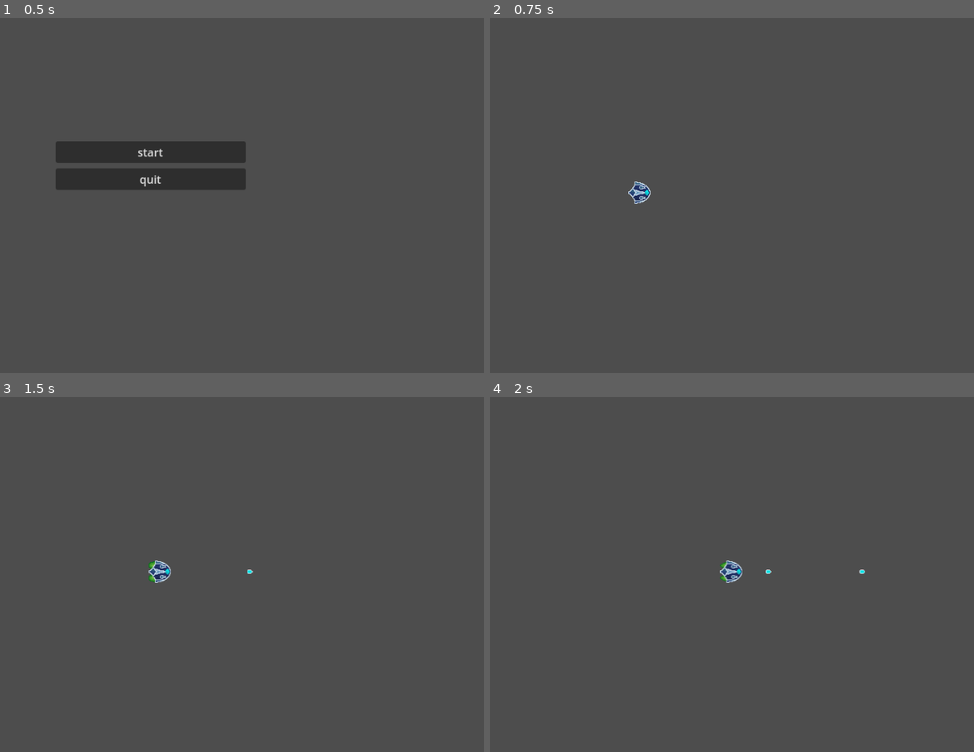
Above: before the commit, frames 1-4 (two rows, left to right).
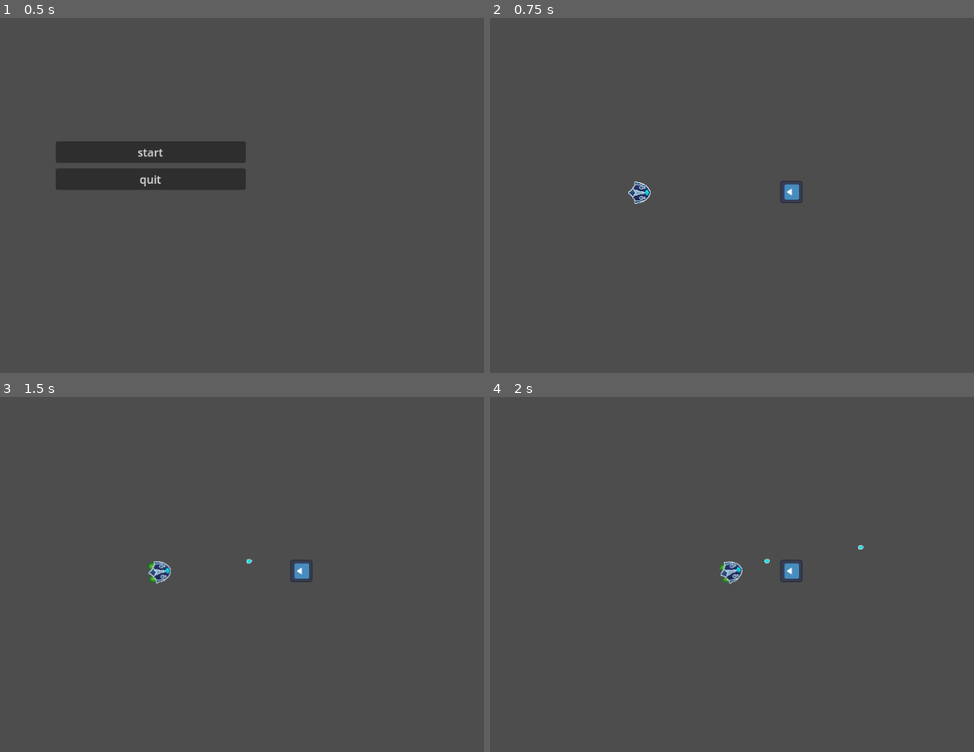
Above: after the commit, the same moments.

Repository: Pampaka/space-wanderer
Game: Godot game, scene res://main.tscn
The game is run twice, just before and just after one commit, with the same random seed, the same clock (stepped at 60 frames per second) and the same inputs. The engine's default icon, where the game draws it, is replaced by a stand-in: a white triangle on a blue panel in a dark square.
Inputs (mouse positions are in pixels of both pictures, inside the frame that each line leads up to):
- Up to frame 1 (0.5 s): no input
- Up to frame 2 (0.75 s): click "start" at 0.5 s
- Up to frame 3 (1.5 s): tap Enter at 1.25 s; move the mouse to (295, 556) at 1.27 s; press the mouse at (295, 556) at 1.28 s; hold D (move_right) from 1.28 s (still down)
- Up to frame 4 (2 s): keep holding D (move_right)

Frame 1 is identical in both runs. In frame 2, 0.2% of the frame differs, in the area x 60-65%, y 46-53%; in frame 3, 0.3%; in frame 4, 0.4%, in the area x 47-78%, y 41-53%.

Commit message:
add shoot by mouse

Diff:
--- /dev/null
+++ b/characters/space/pirates/pirate_ship_small/pirate_ship_small.gd
@@ -0,0 +1,18 @@
+extends CharacterBody2D
+
+
+signal died
+
+var health = 10
+
+
+func take_damage(damage: int):
+	health -= damage
+	if health <= 0:
+		die()
+
+
+func die():
+	health = 0
+	died.emit()
+	queue_free()
--- /dev/null
+++ b/characters/space/pirates/pirate_ship_small/pirate_ship_small.tscn
@@ -0,0 +1,20 @@
+[gd_scene load_steps=4 format=3 uid="uid://gwfybtqmslg6"]
+
+[ext_resource type="Script" path="res://characters/space/pirates/pirate_ship_small/pirate_ship_small.gd" id="1_im65r"]
+[ext_resource type="Texture2D" uid="uid://bebqos4oeam77" path="res://icon.svg" id="1_smcie"]
+
+[sub_resource type="CircleShape2D" id="CircleShape2D_xwfls"]
+radius = 16.0
+
+[node name="PirateShipSmall" type="CharacterBody2D"]
+collision_layer = 4
+collision_mask = 5
+script = ExtResource("1_im65r")
+
+[node name="Sprite2D" type="Sprite2D" parent="."]
+rotation = 1.5708
+scale = Vector2(0.25, 0.25)
+texture = ExtResource("1_smcie")
+
+[node name="CollisionShape2D" type="CollisionShape2D" parent="."]
+shape = SubResource("CircleShape2D_xwfls")
--- a/characters/space/player_ship/player_ship.gd
+++ b/characters/space/player_ship/player_ship.gd
@@ -1,6 +1,8 @@
 class_name PlayerShip
 extends CharacterBody2D
 
+
+@onready var weapon = $Blaster
 
 const MAX_SPEED = 250.0
 
@@ -16,13 +18,20 @@
 
 
 func _physics_process(delta: float) -> void:
+	# Shooting
+	weapon.is_shooting = Input.is_action_pressed("attack")
+	if weapon.is_shooting:
+		rotation = global_position.angle_to_point(get_global_mouse_position())
+
 	var direction = Input.get_vector("move_left", "move_right", "move_forward", "move_back")
 	direction = direction.normalized()
 
+	# Movement
 	if direction:
 		velocity = velocity.move_toward(direction * speed, acceleration * delta)
-		rotation = lerp_angle(rotation, direction.angle(), rotation_speed * delta)
 		$Ship.animation = "move"
+		if not weapon.is_shooting:
+			rotation = lerp_angle(rotation, direction.angle(), rotation_speed * delta)
 	else:
 		velocity = velocity.move_toward(Vector2.ZERO, friction * delta)
 		$Ship.animation = "idle"
--- a/characters/space/player_ship/player_ship.tscn
+++ b/characters/space/player_ship/player_ship.tscn
@@ -39,6 +39,7 @@
 radius = 16.0
 
 [node name="PlayerShip" type="CharacterBody2D"]
+collision_mask = 4
 script = ExtResource("1_816h7")
 
 [node name="Ship" type="AnimatedSprite2D" parent="."]
--- a/characters/space/player_ship/weapons/blaster/blaster.gd
+++ b/characters/space/player_ship/weapons/blaster/blaster.gd
@@ -4,6 +4,8 @@
 @export var bullet_scene: PackedScene
 
 var player: CharacterBody2D
+var is_shooting = false
+var damage = 3
 var cool_down = 0.3
 var time_since_last_shot = 0.0
 
@@ -15,10 +17,11 @@
 func _process(delta: float) -> void:
 	time_since_last_shot += delta
 
-	if Input.is_action_pressed("attack") and time_since_last_shot >= cool_down:
+	if is_shooting and time_since_last_shot >= cool_down:
 		time_since_last_shot = 0.0
 
 		var bullet = bullet_scene.instantiate()
+		bullet.damage = damage
 		bullet.global_position = global_position
 		bullet.rotation = player.rotation
 		get_tree().current_scene.add_child(bullet)
--- a/characters/space/player_ship/weapons/blaster/blaster_bullet.gd
+++ b/characters/space/player_ship/weapons/blaster/blaster_bullet.gd
@@ -2,14 +2,24 @@
 
 const MAX_RANGE = 500.0
 
+var damage = 3
 var speed = 700.0
-var range = 0.0
+var current_range = 0.0
+
+func _ready() -> void:
+	body_entered.connect(_body_entered)
 
 func _process(delta: float) -> void:
 	var direction = Vector2.RIGHT.rotated(rotation).normalized()
 	var distance = speed * delta
 	global_position += direction * distance
 
-	range += distance
-	if range >= MAX_RANGE:
+	current_range += distance
+	if current_range >= MAX_RANGE:
 		queue_free()
+
+
+func _body_entered(body: Node2D):
+	if body.take_damage:
+		body.take_damage(damage)
+		queue_free()
--- a/levels/space/test_space/test_space.tscn
+++ b/levels/space/test_space/test_space.tscn
@@ -1,5 +1,10 @@
-[gd_scene load_steps=2 format=3 uid="uid://car0lvb448b35"]
+[gd_scene load_steps=3 format=3 uid="uid://car0lvb448b35"]
 
 [ext_resource type="PackedScene" uid="uid://bw0ni1ofiedf" path="res://levels/space/space_level.tscn" id="1_22e4g"]
+[ext_resource type="PackedScene" uid="uid://gwfybtqmslg6" path="res://characters/space/pirates/pirate_ship_small/pirate_ship_small.tscn" id="2_wjmpi"]
 
 [node name="TestSpace" instance=ExtResource("1_22e4g")]
+
+[node name="PirateShipSmall" parent="." index="2" instance=ExtResource("2_wjmpi")]
+position = Vector2(697, 265)
+rotation = 3.14159
